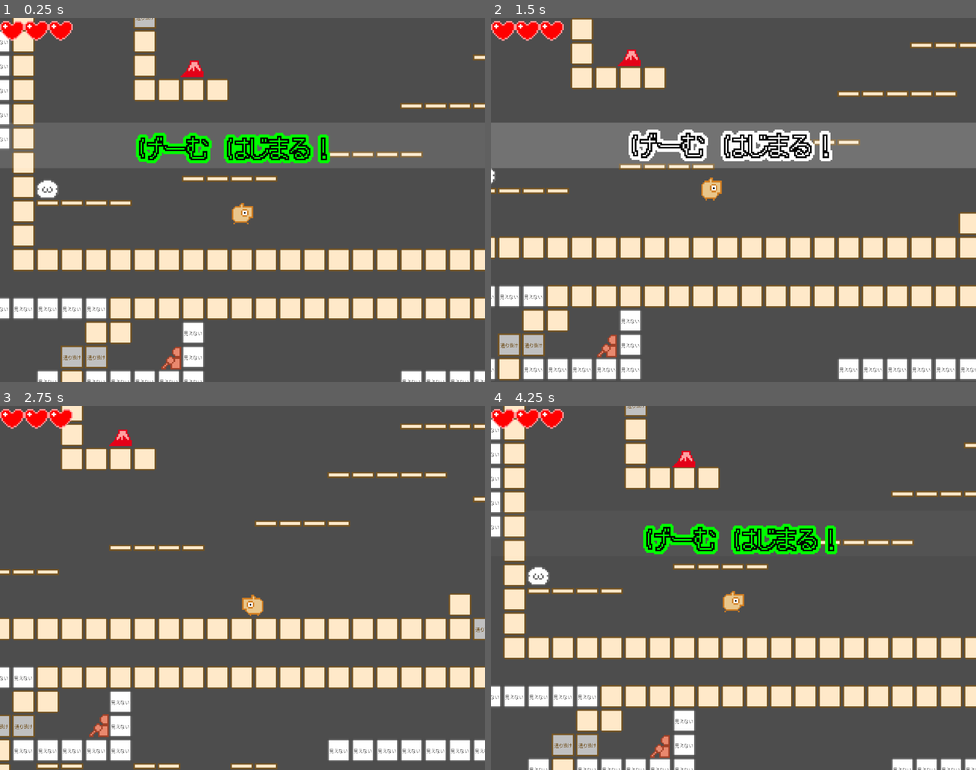
Above: before the commit, frames 1-4 (two rows, left to right).
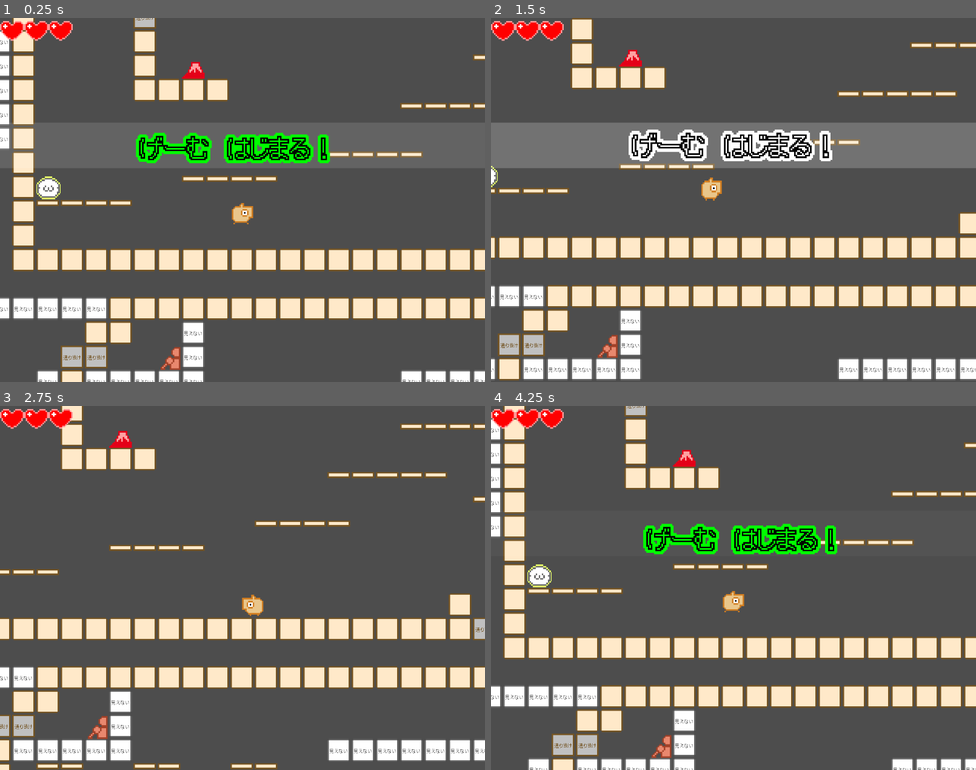
Above: after the commit, the same moments.

Repository: syun77/gd_ino
Game: Godot game, scene res://Main.tscn
The game is run twice, just before and just after one commit, with the same random seed, the same clock (stepped at 60 frames per second) and the same inputs.
Inputs (mouse positions are in pixels of both pictures, inside the frame that each line leads up to):
- Up to frame 1 (0.25 s): no input
- Up to frame 2 (1.5 s): move the mouse to (840, 181) at 0.52 s; hold Space (action) 0.53-1.28 s; hold Right (ui_right) from 0.53 s (still down); move the mouse to (636, 218) at 1.27 s; tap Space (action) at 1.35 s
- Up to frame 3 (2.75 s): move the mouse to (291, 507) at 2.02 s; release Right (ui_right) at 2.03 s; hold Left (ui_left) from 2.03 s (still down); hold Space (action) from 2.03 s (still down)
- Up to frame 4 (4.25 s): move the mouse to (709, 660) at 2.77 s; release Left (ui_left) at 2.78 s; release Space (action) at 2.78 s; hold Right (ui_right) from 2.78 s (still down); tap Space (action) at 2.85 s; move the mouse to (879, 642) at 3.52 s; hold Space (action) from 3.53 s (still down); tap R (reset) at 4.15 s

The runs differ from the first frame. In frame 1, 0.3% of the frame differs, in the area x 7-43%, y 11-97%; in frame 2, 0.2%; in frame 3, 0.2%; in frame 4, 0.3%.

Commit message:
アイテムウィンドウを実装

Diff:
--- a/gd_ino/Main.gd
+++ b/gd_ino/Main.gd
@@ -12,16 +12,23 @@
 const TIMER_READY = 50.0 / 60.0
 const TIMER_GAMEOVER = 0.5
 
+## 状態.
 enum eState {
 	READY, # げーむ　はじまる！
 	MAIN, # メインゲーム.
 	GAMEOVER, # げーむ　おわた。
+}
+## メインのサブ状態.
+enum eMainStep {
+	MAIN, # 自由移動.
+	ITEM_MSG, # アイテムメッセージを表示.
 }
 
 # ---------------------------------
 # preload.
 # ---------------------------------
 const ITEM_OBJ = preload("res://src/item/Item.tscn")
+const ITEM_UI_OBJ = preload("res://src/ui/ItemUI.tscn")
 
 # ---------------------------------
 # onready.
@@ -34,14 +41,20 @@
 
 @onready var _item_layer = $ItemLayer
 @onready var _particle_layer = $ParticleLayer
+@onready var _ui_layer = $UILayer
 
 # ---------------------------------
 # var.
 # ---------------------------------
 ## 状態.
 var _state = eState.READY
+var _main_step = eMainStep.MAIN
 ## タイマー.
 var _timer = 0.0
+## 獲得アイテム.
+var _gain_item = Map.eItem.NONE
+## アイテムウィンドウ.
+var _item_ui:ItemUI = null
 
 # ---------------------------------
 # private functions.
@@ -108,12 +121,28 @@
 		_state = eState.MAIN
 ## 更新 > メイン.
 func _update_main(delta:float) -> void:
-	_player.update(delta)
-	_update_camera(false)
-	if _player.is_dead():
-		_timer = 0
-		_state = eState.GAMEOVER
-		_ui_caption.start(UICaption.eType.GAMEOVER)
+	match _main_step:
+		eMainStep.MAIN:
+			# メイン.
+			_player.update(delta)
+			_update_camera(false)
+			_gain_item = _player.itemID
+			if _player.is_dead():
+				# プレイヤー死亡処理.
+				_timer = 0
+				_state = eState.GAMEOVER
+				_ui_caption.start(UICaption.eType.GAMEOVER)
+			elif _gain_item != Map.eItem.NONE:
+				# アイテム獲得メッセージを表示.
+				_main_step = eMainStep.ITEM_MSG
+				_item_ui = ITEM_UI_OBJ.instantiate()
+				_ui_layer.add_child(_item_ui)
+				_item_ui.setup(_gain_item)
+		eMainStep.ITEM_MSG:
+			if is_instance_valid(_item_ui) == false:
+				# アイテム獲得メッセージ表示終了.
+				_player.reset_item()
+				_main_step = eMainStep.MAIN
 
 ## 更新 > ゲームオーバー.
 func _update_gameover(delta:float) -> void:
--- a/gd_ino/src/item/Item.gd
+++ b/gd_ino/src/item/Item.gd
@@ -2,6 +2,8 @@
 # ===========================================
 # アイテム.
 # ===========================================
+class_name Item
+
 # -------------------------------------------
 # const.
 # -------------------------------------------
@@ -27,9 +29,31 @@
 	_id = id
 	_spr.frame = SPR_FRAME_OFS + _id - 1
 
+## 指定のアイテムがレアアイテムかどうか.
+static func is_rare(id:Map.eItem) -> bool:
+	var tbl = [
+		Map.eItem.FUJI, Map.eItem.TAKA, Map.eItem.NASU, Map.eItem.OMEGA
+	]
+	if id in tbl:
+		return true
+	return false
+
 # -------------------------------------------
 # private functions.
 # -------------------------------------------
 func _physics_process(delta: float) -> void:
-	_spr.offset.x = randf_range(-4, 4)
-	_spr.offset.y = randf_range(-4, 4)
+	#_spr.offset.x = randf_range(-4, 4)
+	#_spr.offset.y = randf_range(-4, 4)
+	pass
+
+# -------------------------------------------
+# signals.
+# -------------------------------------------
+## プレイヤーと衝突した.
+func _on_body_entered(body: Node2D) -> void:
+	if body is Player:
+		# アイテムゲット.
+		var player = body as Player
+		player.gain_item(_id)
+		# 消滅する.
+		queue_free()
--- a/gd_ino/src/item/Item.tscn
+++ b/gd_ino/src/item/Item.tscn
@@ -18,3 +18,5 @@
 
 [node name="CollisionShape2D" type="CollisionShape2D" parent="."]
 shape = SubResource("CircleShape2D_v7vkf")
+
+[connection signal="body_entered" from="." to="." method="_on_body_entered"]
--- a/gd_ino/src/player/Player.gd
+++ b/gd_ino/src/player/Player.gd
@@ -68,6 +68,8 @@
 ## ジャンプ回数.
 var _jump_cnt = 0
 var _jump_cnt_max = 1
+## 獲得したアイテム.
+var _itemID:Map.eItem = Map.eItem.NONE
 
 # ---------------------------------
 # public functions.
@@ -79,6 +81,13 @@
 ## 死亡したかどうか.
 func is_dead() -> bool:
 	return _state == eState.DEAD
+
+## アイテム獲得.
+func gain_item(itemID:Map.eItem) -> void:
+	_itemID = itemID
+## アイテムをリセット.
+func reset_item() -> void:
+	_itemID = Map.eItem.NONE
 
 ## 更新.
 func update(delta: float) -> void:
@@ -395,3 +404,8 @@
 		return max_hp
 	set(v):
 		max_hp = v
+
+## 獲得したアイテム.
+var itemID:Map.eItem:
+	get:
+		return _itemID
--- /dev/null
+++ b/gd_ino/src/ui/ItemUI.gd
@@ -0,0 +1,56 @@
+extends Control
+
+# ========================================
+# アイテムUI
+# ========================================
+class_name ItemUI
+
+# ----------------------------------------
+# const.
+# ----------------------------------------
+const TIME_WAIT = 0.5
+
+# ----------------------------------------
+# onready.
+# ----------------------------------------
+@onready var _root = $Root
+@onready var _frame = $Root/Frame
+@onready var _item = $Root/Item
+@onready var _window = $Root/Window
+
+# ----------------------------------------
+# var.
+# ----------------------------------------
+var _itemID = Map.eItem.NONE
+var _timer = 0.0
+
+# ----------------------------------------
+# public functions.
+# ----------------------------------------
+func setup(itemID:Map.eItem) -> void:
+	_itemID = itemID
+	_item.frame = Item.SPR_FRAME_OFS + _itemID - 1
+	_window.frame = _itemID - 1
+
+	if Item.is_rare(itemID):
+		# レアアイテム.
+		Common.play_se("itemget")
+	else:
+		Common.play_se("itemget2")
+
+	_root.position.y = -1024
+
+# ----------------------------------------
+# private functions.
+# ----------------------------------------
+func _physics_process(delta: float) -> void:
+	_timer += delta
+
+	_root.position.y *= 0.8
+
+	if _timer < TIME_WAIT:
+		return
+
+	if Input.is_action_just_pressed("action"):
+		# 閉じる.
+		queue_free()
--- /dev/null
+++ b/gd_ino/src/ui/ItemUI.tscn
@@ -0,0 +1,44 @@
+[gd_scene load_steps=4 format=3 uid="uid://bvvkgntj4wva3"]
+
+[ext_resource type="Script" path="res://src/ui/ItemUI.gd" id="1_amfqc"]
+[ext_resource type="Texture2D" uid="uid://dgmqto4knayb8" path="res://assets/tiles/tile.png" id="2_jedmv"]
+[ext_resource type="Texture2D" uid="uid://c0rd8ddmtpqq1" path="res://assets/images/item_msg.png" id="2_kcu81"]
+
+[node name="ItemUI" type="Control"]
+layout_mode = 3
+anchors_preset = 15
+anchor_right = 1.0
+anchor_bottom = 1.0
+grow_horizontal = 2
+grow_vertical = 2
+script = ExtResource("1_amfqc")
+
+[node name="Root" type="Node2D" parent="."]
+
+[node name="Frame" type="ColorRect" parent="Root"]
+offset_left = 560.0
+offset_top = 128.0
+offset_right = 720.0
+offset_bottom = 288.0
+color = Color(0.364706, 0.447059, 1, 1)
+
+[node name="ColorRect" type="ColorRect" parent="Root"]
+offset_left = 568.0
+offset_top = 136.0
+offset_right = 712.0
+offset_bottom = 280.0
+
+[node name="Item" type="Sprite2D" parent="Root"]
+position = Vector2(640, 208)
+scale = Vector2(2, 2)
+texture = ExtResource("2_jedmv")
+hframes = 16
+vframes = 8
+frame = 64
+
+[node name="Window" type="Sprite2D" parent="Root"]
+position = Vector2(640, 568)
+scale = Vector2(4, 4)
+texture = ExtResource("2_kcu81")
+hframes = 4
+vframes = 10
Binary file added: gd_ino/assets/images/item_msg.png
Binary file changed: gd_ino/assets/tiles/tile.png
